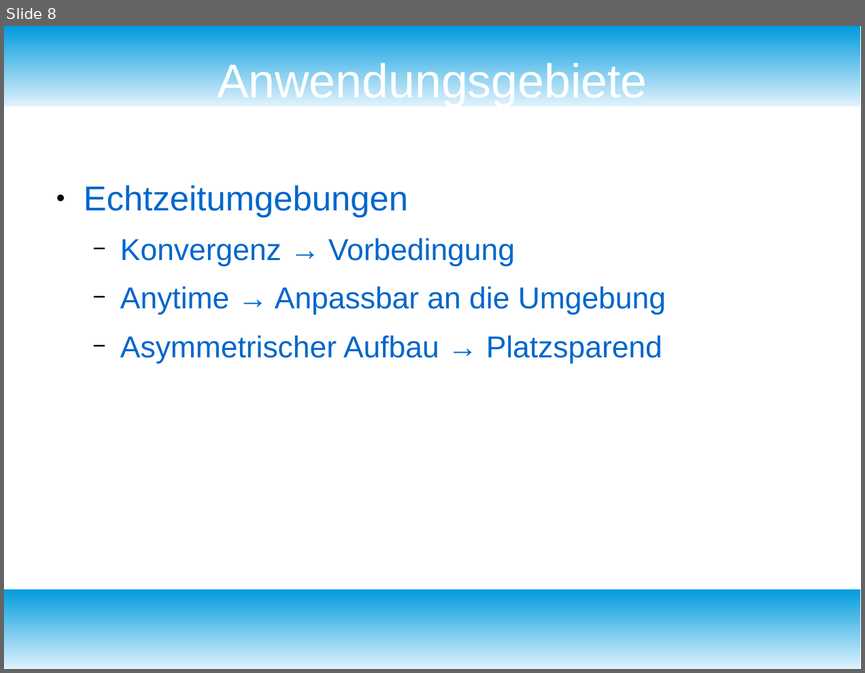
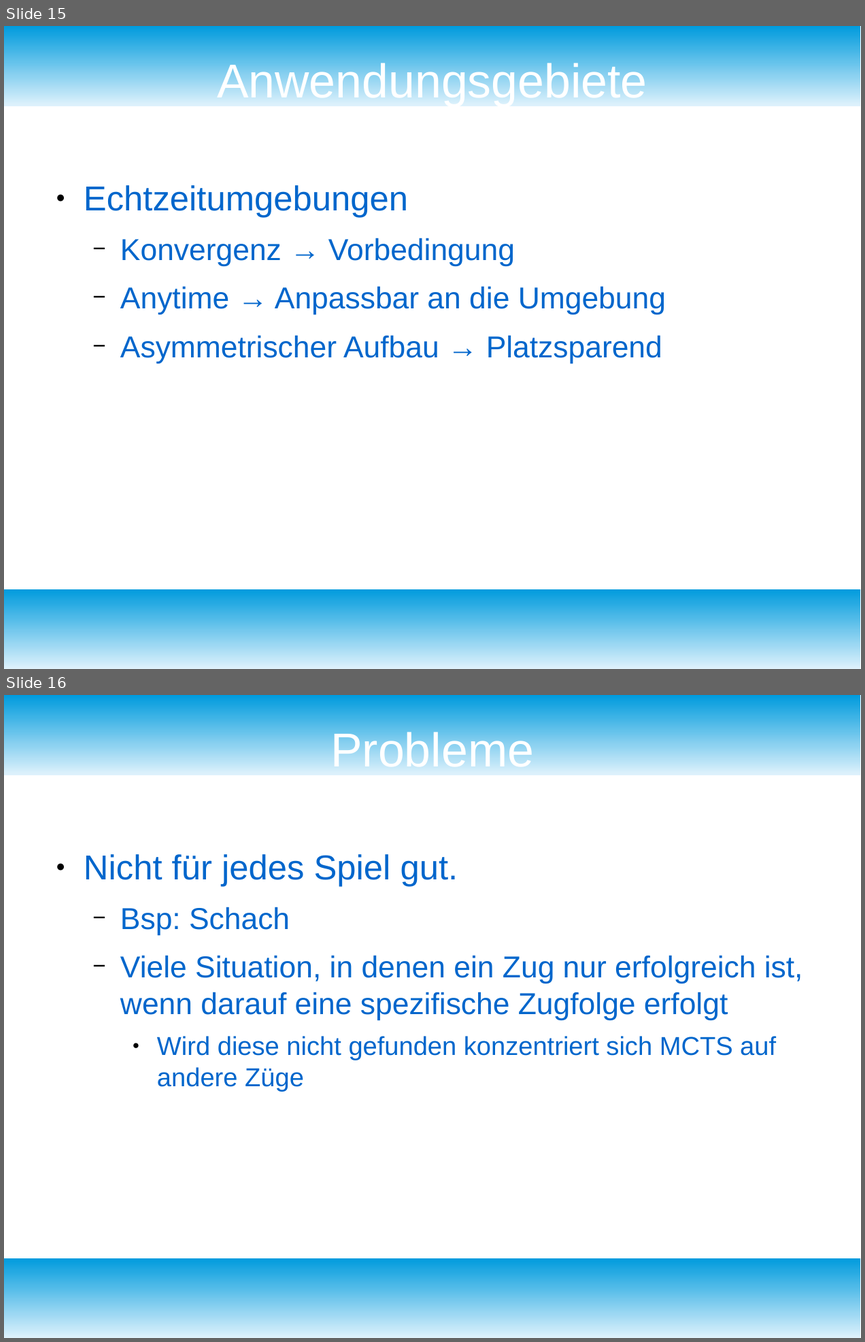
Before and after one commit to fnehmer/haw-is-assignment, a slide deck: Präsentation/is_praesentation.odp. Shown one above the other, each under a label of ours: slide 8 before the commit, slides 15 and 16 after it. The pictures are 865x673 and 865x1342 pixels, drawn with LibreOffice and Linux fonts; fonts in the diff are those of the drawing. Boxes give left, top, right and bottom in pixels: in the first picture for what was removed or moved away, otherwise in the second. Text is boxed around its words. In the diff, an @@ line names an element or a change of style, - is before the commit and + after.

```diff
--- a/Präsentation/is_praesentation.odp
+++ b/Präsentation/is_praesentation.odp
@@ slide 16 added at (x1=4, y1=695, x2=861, y2=1338), background #FFFFFF; not listed: 2 template elements that a slide beside it also shows @@
@@ title added at (x1=330, y1=728, x2=534, y2=767), 44 pt, text #FFFFFF @@
+Probleme
@@ text added at (x1=84, y1=854, x2=803, y2=1091), 28 pt, text #0066CC @@
+● Nicht für jedes Spiel gut.
+  − Bsp: Schach
+  − Viele Situation, in denen ein Zug nur erfolgreich ist, wenn darauf eine spezifische Zugfolge erfolgt
+    ● Wird diese nicht gefunden konzentriert sich MCTS auf andere Züge
@@ what was slide 8 is now slide 15 @@
```
Also in this commit, not shown: 1 slide changed, 10 other slides added, 1 slide removed, 6 other files.
